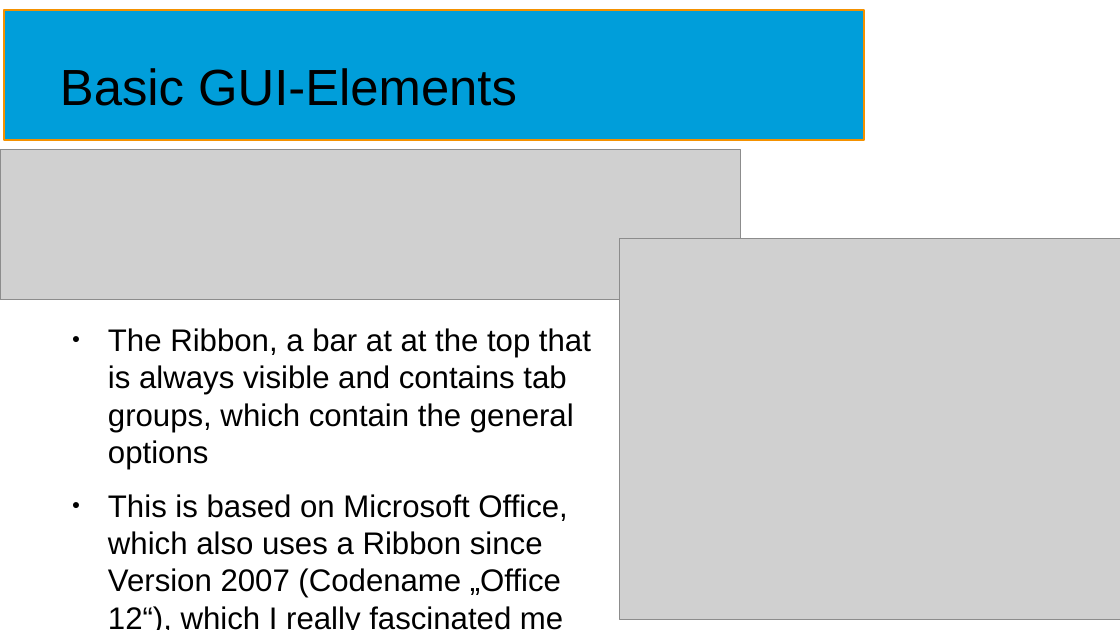
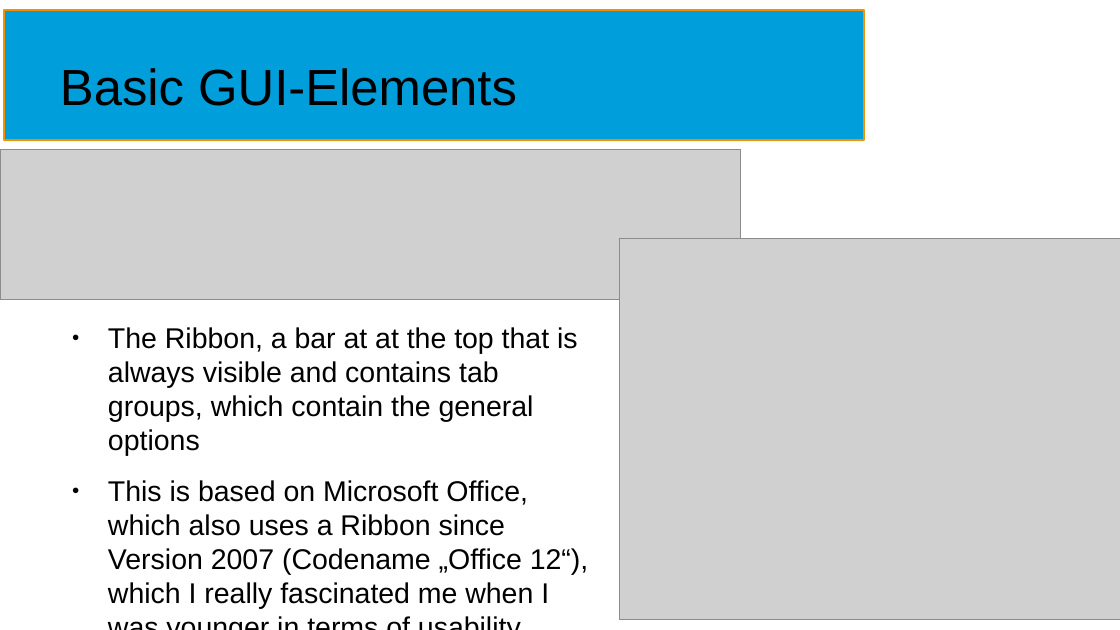
Before and after one commit to NormanTUD/asanAI, a slide deck: slide 10 of manual/asanai.odp. Drawn at 1120x630 pixels with LibreOffice and Linux fonts; fonts in the diff are those of the drawing; grey boxes stand for pictures. Boxes give left, top, right and bottom in pixels: in the first picture for what was removed or moved away, otherwise in the second. Text is boxed around its words. In the diff, an @@ line names an element or a change of style, - is before the commit and + after.

```diff
--- a/manual/asanai.odp
+++ b/manual/asanai.odp
@@ text at (x1=108, y1=327, x2=578, y2=456): size 22.1 to 20.1 pt in "The Ribbon, a bar at at the ..." @@
@@ text at (x1=108, y1=480, x2=589, y2=609): text changed; size 22.1 to 20.1 pt @@
-● This is based on Microsoft Office, which also uses a Ribbon since Version 2007 (Codename „Office 12“), which I really fascinated me when I was younger
+● This is based on Microsoft Office, which also uses a Ribbon since Version 2007 (Codename „Office 12“), which I really fascinated me when I was younger in terms of usability
```
Also in this commit, not shown: 17 other slides changed, 6 slides added.
